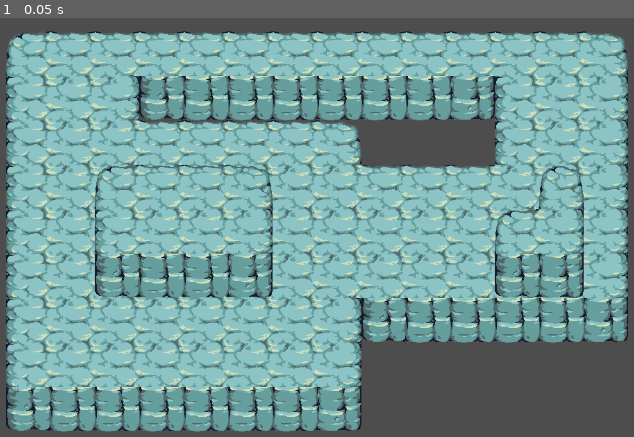
Above: before the commit, frame 1.
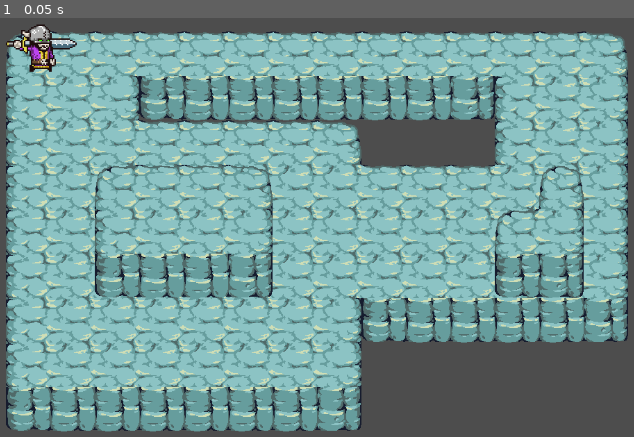
Above: after the commit, the same moment.

Repository: mabanana/sloth
Game: Godot game, scene res://GridRPG/scene.tscn
The game is run twice, just before and just after one commit, with the same random seed, the same clock (stepped at 60 frames per second) and the same inputs. This scene is started directly instead of the project's main scene.
Inputs:
- Up to frame 1 (0.05 s): no input

The runs differ from the first frame. In frame 1, 0.6% of the frame differs, in the area x 0-13%, y 1-13%.
Error in both runs: Trying to assign value of type 'Window' to a variable of type 'main.gd'. (res://GridRPG/grid_map_controller.gd:11)

Commit message:
Add grid movement system

Diff:
--- a/Dialogue/dialogue_controller.gd
+++ b/Dialogue/dialogue_controller.gd
@@ -63,6 +63,8 @@
 			else:
 				advance()
 func _input(event):
+	if not dialogue_tree:
+		return
 	var result: Dictionary = input_handler.handle_input(event)
 	if result:
 		if (current_node and len(current_node.choices) > 1 and current_line >= len(current_node.dialogue) - 1):
--- a/GridRPG/grid_map_controller.gd
+++ b/GridRPG/grid_map_controller.gd
@@ -18,11 +18,15 @@
 
 func _input(event):
 	var result = main.input_handler.handle_input(event)
-	if event is InputEventMouseMotion:
+	if not result:
+		return
+	if result["context"] == InputHandler.Context.mouse_moved:
 		var coords = get_mouse_coords()
 		if coords in grid:
 			focused_tile = grid[coords]
 		prints(coords, focused_tile and focused_tile.terrain == 0)
+	elif result["context"] == InputHandler.Context.mouse_pressed and result["action"] == InputHandler.PlayerActions.INTERACT:
+		move_to($Mob, get_mouse_coords())
 
 func init_grid():
 	grid = {}
@@ -30,7 +34,7 @@
 	for layer_num in range(len(map_layers)):
 		var layer: TileMapLayer = map_layers[layer_num]
 		for cell in layer.get_used_cells():
-			var coords = Vector3i(cell.x, cell.y, layer_num)
+			var coords = Vector3i(cell.x, cell.y + layer_num, layer_num)
 			grid[coords] = layer.get_cell_tile_data(cell)
 	print(grid)
 
@@ -43,3 +47,16 @@
 		var coords = Vector3i(mouse_grid_coord.x, mouse_grid_coord.y + layer_num, layer_num)
 		if coords in grid:
 			return coords
+
+func move_to(node, grid_coord):
+	if not grid_coord:
+		print("Invalid move destination!")
+		return
+	var layer_num = grid_coord.z
+	var coord = Vector2i(grid_coord.x, grid_coord.y - layer_num)
+	if grid_coord in grid and grid[grid_coord].terrain == 0:
+		var tile_pos = tile_maps.get_child(layer_num).map_to_local(coord)
+		var sprite_height = node.get_rect().size.y * node.scale.y
+
+		node.z_index = layer_num + 1
+		node.position = tile_pos + Vector2(0, 48 - sprite_height)
--- a/GridRPG/scene.tscn
+++ b/GridRPG/scene.tscn
@@ -1,7 +1,8 @@
-[gd_scene load_steps=5 format=4 uid="uid://ci0bapw1e4dhx"]
+[gd_scene load_steps=6 format=4 uid="uid://ci0bapw1e4dhx"]
 
 [ext_resource type="Script" path="res://GridRPG/grid_map_controller.gd" id="1_ipxim"]
 [ext_resource type="Texture2D" uid="uid://q6pk4odrgivb" path="res://GridRPG/Assets/Tilemap_Elevation.png" id="2_a6ys5"]
+[ext_resource type="Texture2D" uid="uid://3fihcddjbpd6" path="res://GridRPG/Assets/Skeleton_Great Swordman.png" id="3_pgloy"]
 
 [sub_resource type="TileSetAtlasSource" id="TileSetAtlasSource_vm5e7"]
 resource_name = "RockFloor"
@@ -594,15 +595,27 @@
 sources/0 = SubResource("TileSetAtlasSource_vm5e7")
 
 [node name="Scene" type="Node2D" node_paths=PackedStringArray("tile_maps")]
+y_sort_enabled = true
 script = ExtResource("1_ipxim")
 tile_maps = NodePath("TileMaps")
 
+[node name="Mob" type="Sprite2D" parent="."]
+z_index = 1
+y_sort_enabled = true
+position = Vector2(179, 88)
+scale = Vector2(2, 2)
+texture = ExtResource("3_pgloy")
+
 [node name="TileMaps" type="Node2D" parent="."]
+y_sort_enabled = true
 
 [node name="TileMapLayer" type="TileMapLayer" parent="TileMaps"]
+y_sort_enabled = true
 tile_map_data = PackedByteArray("AAAGAAQAAAABAAEAAAAFAAMAAAABAAAAAAAEAAMAAAABAAEAAAAGAAMAAAABAAAAAAAFAAUAAAABAAEAAAAEAA …(1696 unchanged characters)…
 tile_set = SubResource("TileSet_l30cr")
 
 [node name="TileMapLayer2" type="TileMapLayer" parent="TileMaps"]
+z_index = 1
+y_sort_enabled = true
 tile_map_data = PackedByteArray("AAAHAAUAAAACAAEAAAAHAAQAAAACAAAAAAAGAAUAAAABAAEAAAAGAAQAAAABAAAAAAAFAAUAAAABAAEAAAAFAA …(192 unchanged characters)…
 tile_set = SubResource("TileSet_l30cr")
Binary file added: GridRPG/Assets/Skeleton_Great Swordman.png
Not shown, added: GridRPG/Assets/Skeleton_Great Swordman.png.import
